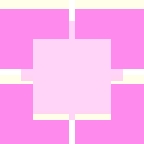
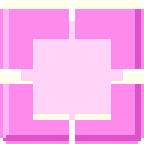
Before/after of a w=144, h=144 layered artwork. What changed in the layer stack:
painted on "shine" over [0, 0, 144, 141]
painted on "border" over [0, 0, 144, 144]
painted on "pane" over [0, 0, 144, 144]
